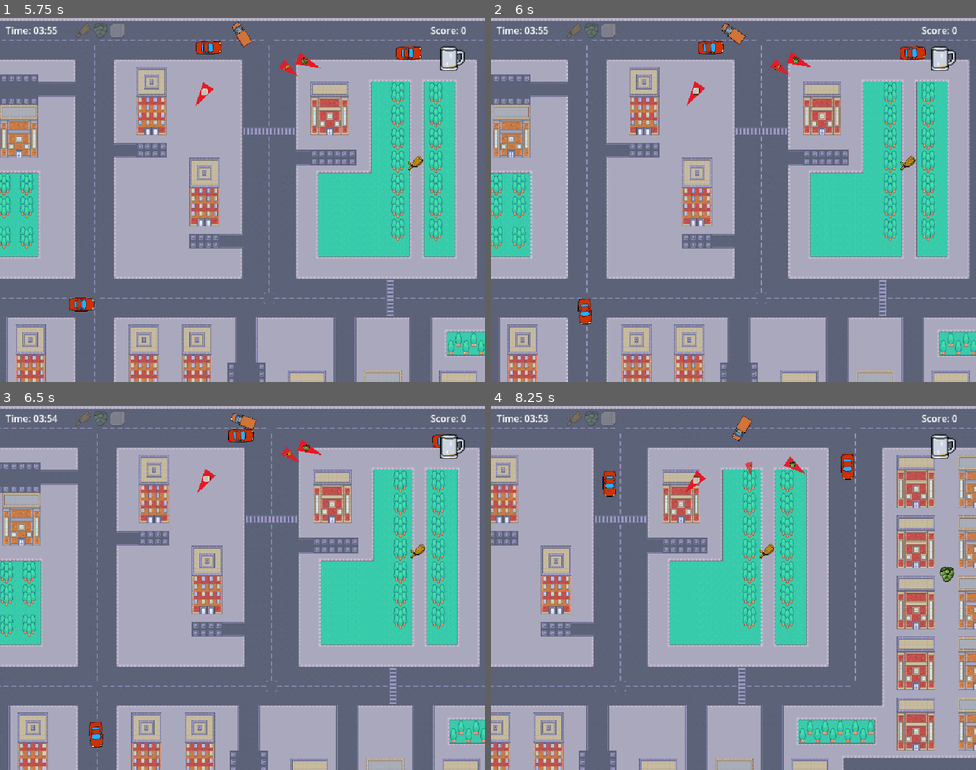
Above: before the commit, frames 1-4 (two rows, left to right).
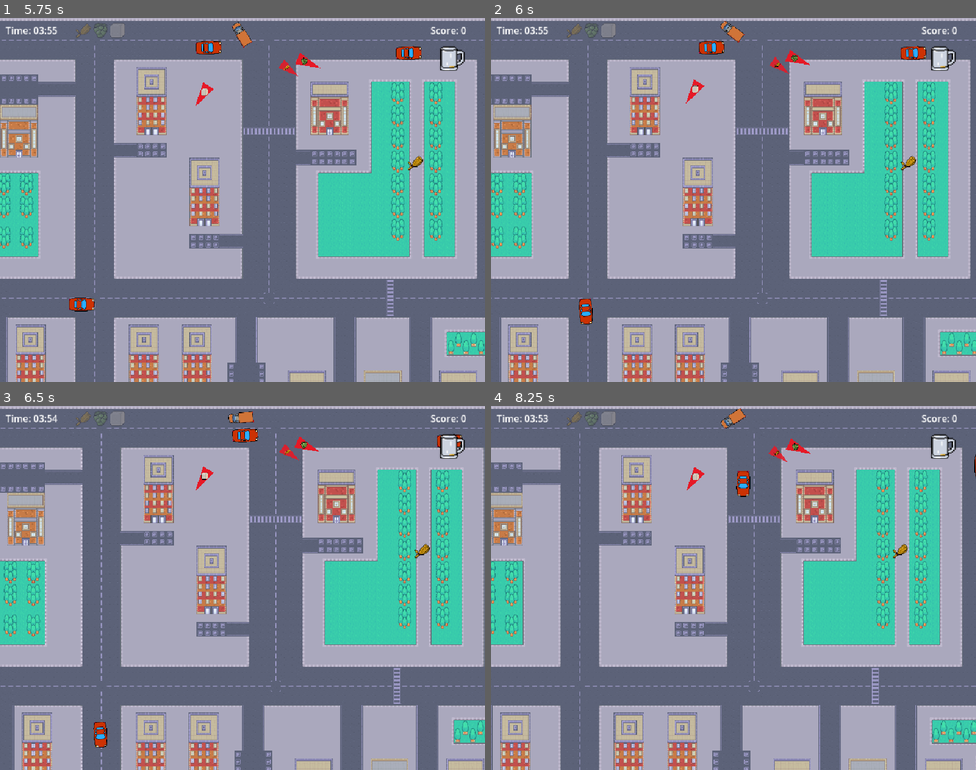
Above: after the commit, the same moments.

Repository: BastianTnd/grand-brew-delivery
Game: Godot game, scene res://Game/MainMenu/main_menu.tscn
The game is run twice, just before and just after one commit, with the same random seed, the same clock (stepped at 60 frames per second) and the same inputs. Sound files missing from this copy of the repository are replaced by a short silence.
Inputs (mouse positions are in pixels of both pictures, inside the frame that each line leads up to):
- Up to frame 1 (5.75 s): click (92, 185) at 0.5 s; click (247, 159) at 1.25 s; hold Right (ui_right) 2.03-2.78 s; hold Down (ui_down) 2.78-3.53 s; hold Right (ui_right) 3.53-4.28 s; hold Up (ui_up) 4.28-5.03 s; hold Left (ui_left) from 5.03 s (still down)
- Up to frame 2 (6 s): keep holding Left (ui_left)
- Up to frame 3 (6.5 s): keep holding Left (ui_left)
- Up to frame 4 (8.25 s): release Left (ui_left) at 6.53 s; hold Down (ui_down) 6.53-7.28 s; hold Right (ui_right) 7.28-8.03 s; hold Up (ui_up) from 8.03 s (still down)

Frame 1 is identical in both runs. In frame 2, 8.2% of the frame differs, in the area x 0-100%, y 0-100%; in frame 3, 17%; in frame 4, 59%.

Commit message:
balance(van):
- changed collisionboxes to a capsuleshape

Diff:
--- a/godot_project/Player/van.tscn
+++ b/godot_project/Player/van.tscn
@@ -2,4 +2,18 @@
 
 [ext_resource type="PackedScene" uid="uid://b43n0r1ks3ath" path="res://Player/player.tscn" id="1_cyg5e"]
 
+[sub_resource type="CapsuleShape2D" id="CapsuleShape2D_cyg5e"]
+radius = 14.999999
+height = 72.85714
+
+[sub_resource type="CapsuleShape2D" id="CapsuleShape2D_40irg"]
+radius = 14.285713
+height = 72.85714
+
 [node name="Player" unique_id=282871353 instance=ExtResource("1_cyg5e")]
+
+[node name="CollisionShape2D" parent="." index="1" unique_id=1567269969]
+shape = SubResource("CapsuleShape2D_cyg5e")
+
+[node name="CollisionShape2D" parent="Area2D" parent_id_path=PackedInt32Array(1171098915) index="0" unique_id=300668999]
+shape = SubResource("CapsuleShape2D_40irg")
